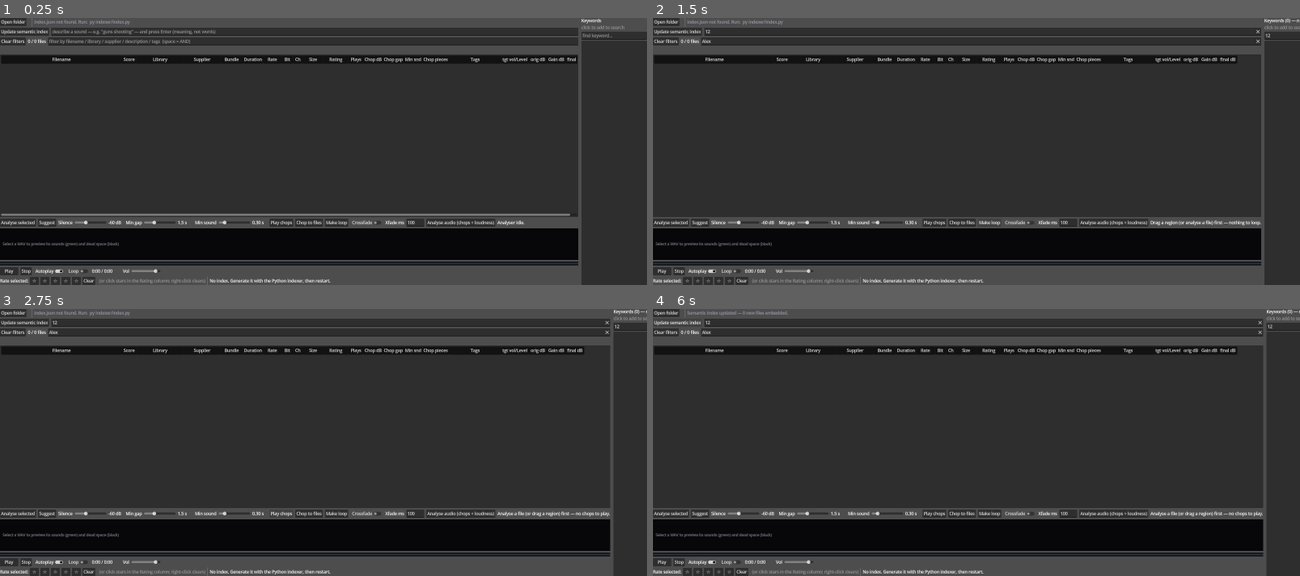
Above: before the commit, frames 1-4 (two rows, left to right).
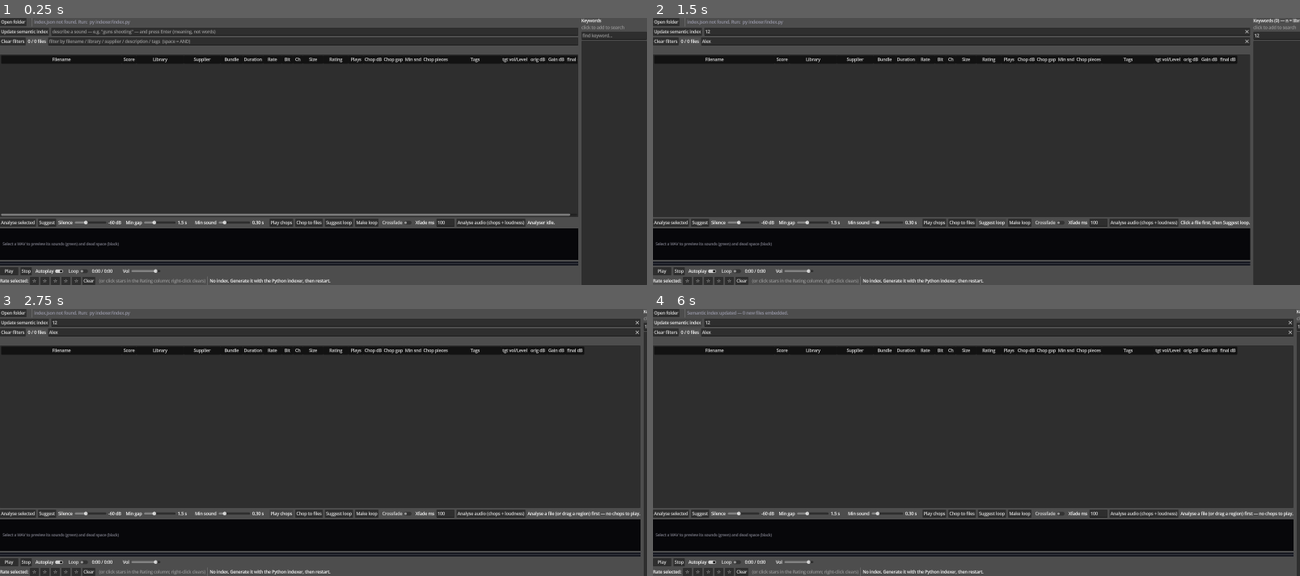
Above: after the commit, the same moments.

Repository: benedictcarter/sound_lib
Game: Godot game, scene res://main.tscn
The game is run twice, just before and just after one commit, with the same random seed, the same clock (stepped at 60 frames per second) and the same inputs.
Inputs (mouse positions are in pixels of both pictures, inside the frame that each line leads up to):
- Up to frame 1 (0.25 s): no input
- Up to frame 2 (1.5 s): click (970, 31) at 0.52 s; type "12" at 0.6 s; click (963, 42) at 0.75 s; type "Alex" at 0.83 s; click (1267, 36) at 0.98 s; type "12" at 1.07 s; click (989, 223) at 1.25 s, where only the run after the commit has a clickable "Suggest loop"
- Up to frame 3 (2.75 s): click "Play chops" at 2 s
- Up to frame 4 (6 s): click "Play chops" at 2.75 s; click "Play" at 3.5 s; click "Play" at 4.25 s; click "Open folder" at 5 s; click "Update semantic index" at 5.75 s

The runs differ from the first frame. In frame 1, 0.5% of the frame differs, in the area x 50-86%, y 75-79%; in frame 2, 1.9%; in frame 3, 2.7%, in the area x 50-100%, y 0-100%; in frame 4, 2.7%.

Commit message:
Suggest loop: auto-find good loop regions (periodic vs texture)
New indexer/loopfind.py + a 'Suggest loop' button. Two content-aware strategies:

* PERIODIC (gunfire, engines): envelope autocorrelation finds the cycle; loops a
  whole number of cycles bounded to the REGULAR onset run, so it never spills into
  the decaying tail and the rhythm stays uninterrupted across the wrap. Short xfade.
  (Submachine gun -> 0.04-0.50s, ~9 shots at 52ms, 18ms xfade.)
* TEXTURE (flame, rain, room tone): no period, so it takes the steady sustain
  plateau (loudest 90th-pct band, longest contiguous run, onset + tail-fade
  trimmed) with a generous ~200ms xfade. (Firestorm flamer -> 0.65-1.72s steady
  flame.)

Both snap ends to a rising zero crossing and refine the length by window SSD.
_sl_finished sets the green region + Xfade ms, ticks Crossfade + Loop, and auto-
previews the crossfaded loop so you hear it immediately; tweak then Make loop.
Golden tests cover period detection (periodic vs texture) + region validity.

Co-Authored-By: Claude Opus 4.8 <noreply@anthropic.com>

Diff:
--- a/app/main.gd
+++ b/app/main.gd
@@ -433,6 +433,10 @@
 var _loop_thread: Thread = null
 var _loop_busy: bool = false
 var _loop_btn: Button
+var _suggest_loop_btn: Button
+var _sl_thread: Thread = null
+var _sl_busy: bool = false
+var _sl_result_path: String = ""
 var _xfade_chk: CheckButton             # preview the region as a crossfaded loop
 var _xfade_edit: LineEdit               # crossfade length (ms) for preview + Make loop
 var _loop_spec_path: String = ""
@@ -556,6 +560,7 @@
 	_chop_result_path = ProjectSettings.globalize_path("user://chop_result.json")
 	_loop_spec_path = ProjectSettings.globalize_path("user://loop_spec.json")
 	_loop_result_path = ProjectSettings.globalize_path("user://loop_result.json")
+	_sl_result_path = ProjectSettings.globalize_path("user://suggest_loop.json")
 	_sem_result_path = ProjectSettings.globalize_path("user://search_result.json")
 	_emb_path = data_dir.path_join("embeddings.npz")
 	_emb_progress_path = ProjectSettings.globalize_path("user://embed_progress.json")
@@ -1272,6 +1277,15 @@
 		+ "original (the original is KEPT). Re-run the indexer to see them."
 	_chop_btn.pressed.connect(_chop_selected)
 	bar.add_child(_chop_btn)
+
+	_suggest_loop_btn = Button.new()
+	_suggest_loop_btn.text = "Suggest loop"
+	_suggest_loop_btn.tooltip_text = "Analyse the file and pick a good seamless-loop " \
+		+ "region: a whole number of cycles for rhythmic sounds (gunfire, engines), or " \
+		+ "the steady sustain for textures (flame, rain). Sets the region + crossfade " \
+		+ "and previews it — tweak, then Make loop."
+	_suggest_loop_btn.pressed.connect(_suggest_loop)
+	bar.add_child(_suggest_loop_btn)
 
 	_loop_btn = Button.new()
 	_loop_btn.text = "Make loop"
@@ -3252,6 +3266,67 @@
 		recs.size(), tag_note]
 
 
+# ----- suggest loop: loopfind.py picks a good loop region, then auto-preview ----
+func _suggest_loop() -> void:
+	if _sl_busy:
+		return
+	if typeof(_an_rec) != TYPE_DICTIONARY:
+		_an_status.text = "Click a file first, then Suggest loop."
+		return
+	var abs := _abs_path(_an_rec)
+	if String(_an_rec.get("ext", "")).to_lower() != "wav" or not FileAccess.file_exists(abs):
+		_an_status.text = "Suggest loop supports existing WAV files only."
+		return
+	if FileAccess.file_exists(_sl_result_path):
+		DirAccess.remove_absolute(_sl_result_path)
+	var script := ProjectSettings.globalize_path("res://").path_join(
+		"../indexer/loopfind.py").simplify_path()
+	_sl_busy = true
+	_suggest_loop_btn.disabled = true
+	_an_status.text = "Finding a good loop…"
+	_sl_thread = Thread.new()
+	_sl_thread.start(_sl_run.bind(script, abs, _sl_result_path))
+
+
+func _sl_run(script: String, audio: String, result: String) -> void:
+	var output: Array = []
+	var args := [script, audio, result]
+	var code := OS.execute("py", args, output, true)
+	if code == -1:
+		OS.execute("python", args, output, true)
+	call_deferred("_sl_finished")
+
+
+func _sl_finished() -> void:
+	_sl_busy = false
+	if _sl_thread:
+		_sl_thread.wait_to_finish()
+		_sl_thread = null
+	_suggest_loop_btn.disabled = false
+	if not FileAccess.file_exists(_sl_result_path):
+		_an_status.text = "Suggest loop failed (no output). Is python on PATH?"
+		return
+	var d: Variant = JSON.parse_string(FileAccess.get_file_as_string(_sl_result_path))
+	if typeof(d) != TYPE_DICTIONARY or not d.get("ok", false):
+		_an_status.text = "Suggest loop error: %s" % (d.get("error", "?") if typeof(d) == TYPE_DICTIONARY else "?")
+		return
+	var dur := float(d.get("duration", _an_duration))
+	if dur <= 0.0:
+		dur = maxf(_an_duration, 0.001)
+	# set the green region from the suggested seconds, and the crossfade
+	_graph.sel_a = clampf(float(d.get("start_s", 0.0)) / dur, 0.0, 1.0)
+	_graph.sel_b = clampf(float(d.get("end_s", dur)) / dur, 0.0, 1.0)
+	_graph.queue_redraw()
+	_xfade_edit.text = "%.0f" % float(d.get("crossfade_ms", 100.0))
+	_xfade_chk.button_pressed = true            # preview as a crossfaded loop
+	if _loop_chk:
+		_loop_chk.button_pressed = true         # loop it so the seam is audible
+	var kind := ("rhythmic %.0f ms" % float(d.get("period_ms", 0.0))) if d.get("periodic", false) else "texture"
+	_an_status.text = "Suggested loop %.3f–%.3fs (%.0f ms xfade, %s) — auditioning; tweak then Make loop." % [
+		float(d.get("start_s", 0.0)), float(d.get("end_s", 0.0)), float(d.get("crossfade_ms", 0.0)), kind]
+	_play_chops()                               # audition the crossfaded loop now
+
+
 # ----- make loop: loopify.py bakes a seamless name_loop.wav beside the original --
 func _make_loop() -> void:
 	if _loop_busy:
Not shown, changed: CLAUDE.md
Not shown, added: indexer/loopfind.py
Not shown, changed: indexer/tests/test_audio.py
